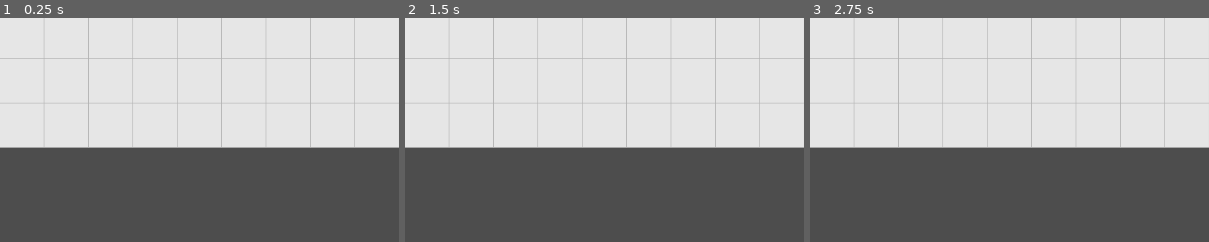
Above: before the commit, frames 1-3 (left to right).
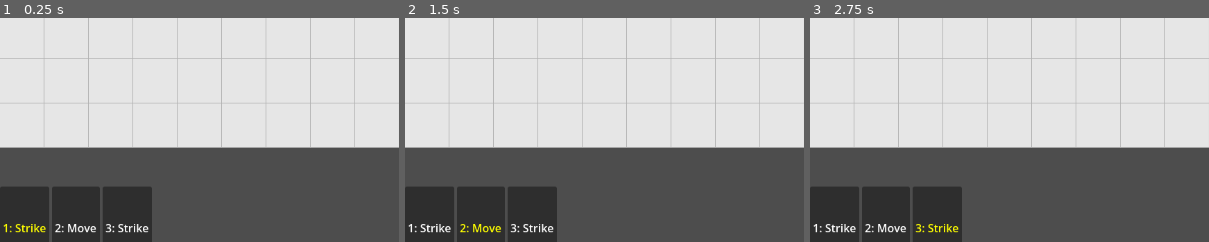
Above: after the commit, the same moments.

Repository: Selliott452/gridfall
Game: Godot game, scene res://scenes/Board.tscn
The game is run twice, just before and just after one commit, with the same random seed, the same clock (stepped at 60 frames per second) and the same inputs.
Inputs (mouse positions are % of the whole screen's width and height, from its top left):
- Up to frame 1 (0.25 s): no input
- Up to frame 2 (1.5 s): click (3, 97) at 0.5 s, where only the run after the commit has a clickable "1: Strike"; click (10, 97) at 1.25 s, where only the run after the commit has a clickable "2: Move"
- Up to frame 3 (2.75 s): click (16, 97) at 2 s, where only the run after the commit has a clickable "3: Strike"
The pictures show only the part of the screen within x 0-50%, y 50-100%; the shares and areas given below are measured in that part.

The runs differ from the first frame. In frame 1, 8.8% of the frame differs, in the area x 0-39%, y 75-100%; in frame 2, 8.8%; in frame 3, 8.8%.

Commit message:
POC - Add card visualization

Diff:
--- a/core/board.gd
+++ b/core/board.gd
@@ -17,6 +17,8 @@
 enum TurnState { PLAYER, ENEMY }
 var current_turn: TurnState = TurnState.PLAYER
 var player_action_used: bool = false
+
+@onready var card_row: HBoxContainer = $UI/RootUI/CardBar/CardRow
 
 var strike_card: CardAction = preload("res://data/cards/Strike.tres")
 var move_card: MoveCardAction = preload("res://data/cards/Move.tres")
@@ -52,6 +54,8 @@
 	active_card_index = 0
 	print("Hand Registered")
 	print_hand()
+
+	refresh_card_ui()
 
 	queue_redraw()
 
@@ -218,6 +222,34 @@
 	active_card_index = index
 	print("Selected card slot: ", index, " -> ", hand[index].name)
 	print_hand()
+	refresh_card_ui()
+
+func clear_card_row() -> void:
+	for child in card_row.get_children():
+		child.queue_free()
+
+func refresh_card_ui() -> void:
+	clear_card_row()
+
+	for i in range(hand.size()):
+		var card: CardAction = hand[i]
+		var button := Button.new()
+		button.text = "%d: %s" % [i + 1, card.name]
+
+		# Highlight active card
+		if i == active_card_index:
+			button.add_theme_color_override("font_color", Color(1, 1, 0))
+			button.add_theme_color_override("font_color_hover", Color(1, 1, 0))
+		else:
+			button.add_theme_color_override("font_color", Color(1, 1, 1))
+
+		var idx := i
+		button.pressed.connect(
+			func():
+				set_active_card_slot(idx)
+		)
+
+		card_row.add_child(button)
 
 func end_player_turn() -> void:
 	current_turn = TurnState.ENEMY
--- a/data/cards/CardAction.gd
+++ b/data/cards/CardAction.gd
@@ -12,7 +12,7 @@
 func play(board: Node, caster: Unit, target_cell: Vector2i) -> void:
 	# Assume it's an attack card and use the board logic
 	if not board.can_attack_tile(caster, target_cell):
-		print(name, " cannot be player on ", target_cell)
+		print(name, " cannot be played on ", target_cell)
 		return
 
 	print("Playing card: ", name, " on ", target_cell)
--- a/scenes/Board.tscn
+++ b/scenes/Board.tscn
@@ -12,3 +12,30 @@
 [node name="Player" parent="Units" instance=ExtResource("2_66b1s")]
 
 [node name="Enemy" parent="Units" instance=ExtResource("3_w6jgk")]
+
+[node name="UI" type="CanvasLayer" parent="."]
+
+[node name="RootUI" type="Control" parent="UI"]
+layout_mode = 3
+anchors_preset = 15
+anchor_right = 1.0
+anchor_bottom = 1.0
+grow_horizontal = 2
+grow_vertical = 2
+mouse_filter = 2
+
+[node name="CardBar" type="Control" parent="UI/RootUI"]
+layout_mode = 1
+anchor_top = 1.0
+anchor_right = 1.0
+anchor_bottom = 1.0
+offset_top = -80.0
+mouse_filter = 2
+
+[node name="CardRow" type="HBoxContainer" parent="UI/RootUI/CardBar"]
+layout_mode = 1
+anchors_preset = -1
+anchor_right = 1.0
+anchor_bottom = 1.0
+offset_right = 40.0
+offset_bottom = 40.0
